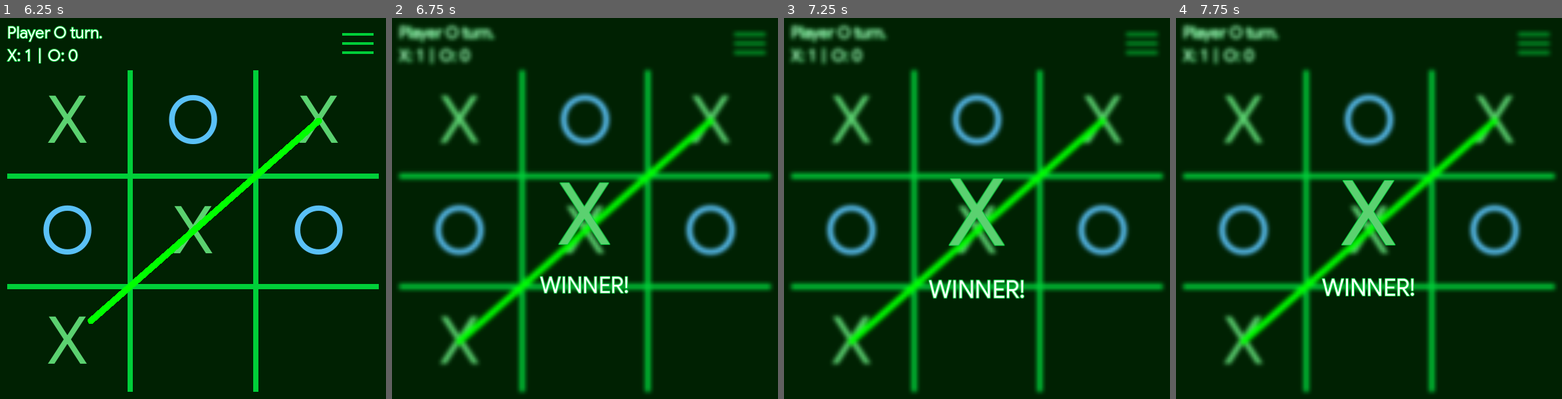
Above: before the commit, frames 1-4 (left to right).
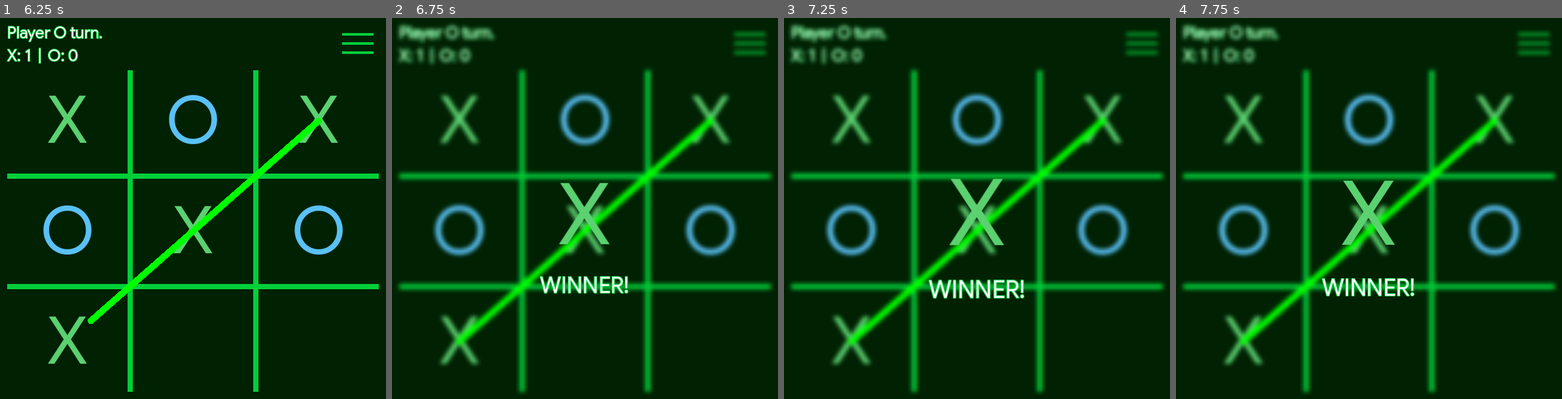
Above: after the commit, the same moments.

Repository: kevincabanilla/tic-tac-toe
Game: Godot game, scene res://scenes/main/main.tscn
The game is run twice, just before and just after one commit, with the same random seed, the same clock (stepped at 60 frames per second) and the same inputs.
Inputs (mouse positions are in pixels of both pictures, inside the frame that each line leads up to):
- Up to frame 1 (6.25 s): click (358, 44) at 0.5 s; click (65, 120) at 1.25 s; click (193, 120) at 2 s; click (320, 120) at 2.75 s; click (65, 231) at 3.5 s; click (193, 231) at 4.25 s; click (320, 231) at 5 s; click (65, 341) at 5.75 s
- Up to frame 2 (6.75 s): click (585, 341) at 6.5 s
- Up to frame 3 (7.25 s): no input
- Up to frame 4 (7.75 s): click (1496, 341) at 7.25 s

Frame 1 is identical in both runs. In frame 2, 0.2% of the frame differs, in the area x 43-57%, y 43-60%; in frame 3, 0.3%, in the area x 42-58%, y 42-60%; in frame 4, 0.2%.

Commit message:
remove end screen outlines

Diff:
--- a/scenes/game_objects/game_over_message/game_over_message.tscn
+++ b/scenes/game_objects/game_over_message/game_over_message.tscn
@@ -21,6 +21,7 @@
 layout_mode = 2
 mouse_filter = 1
 theme_override_colors/font_color = Color(0.35686275, 0.81960785, 0.4392157, 1)
+theme_override_colors/font_outline_color = Color(0, 0.8117647, 0.22352941, 0)
 theme_override_font_sizes/font_size = 136
 text = "X"
 horizontal_alignment = 1
@@ -30,6 +31,7 @@
 layout_mode = 2
 mouse_filter = 1
 theme_override_colors/font_color = Color(0.3529412, 0.75686276, 0.96862745, 1)
+theme_override_colors/font_outline_color = Color(0, 0.8117647, 0.22352941, 0)
 theme_override_font_sizes/font_size = 136
 text = "O"
 horizontal_alignment = 1
--- a/scenes/ui/game_ui/game_ui.gd
+++ b/scenes/ui/game_ui/game_ui.gd
@@ -63,9 +63,13 @@
 	#await animation_player.animation_finished
 
 
+func unblur() -> void:
+	animation_player.play_backwards("blur")
+
+
 func restart() -> void:
 	initialize()
-	animation_player.play_backwards("blur")
+	unblur()
 
 
 func add_child_to_panel_container(node: Node) -> void:
